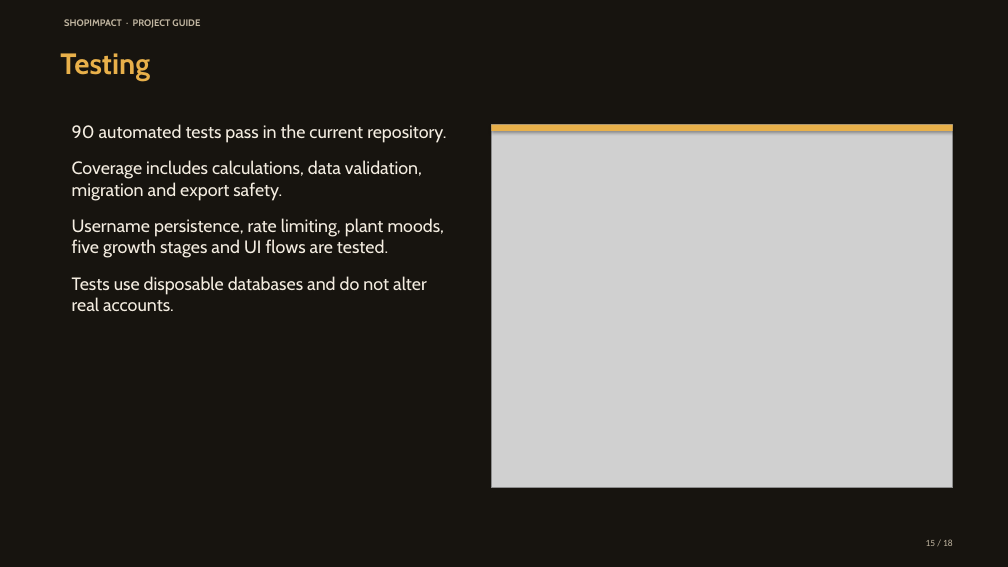
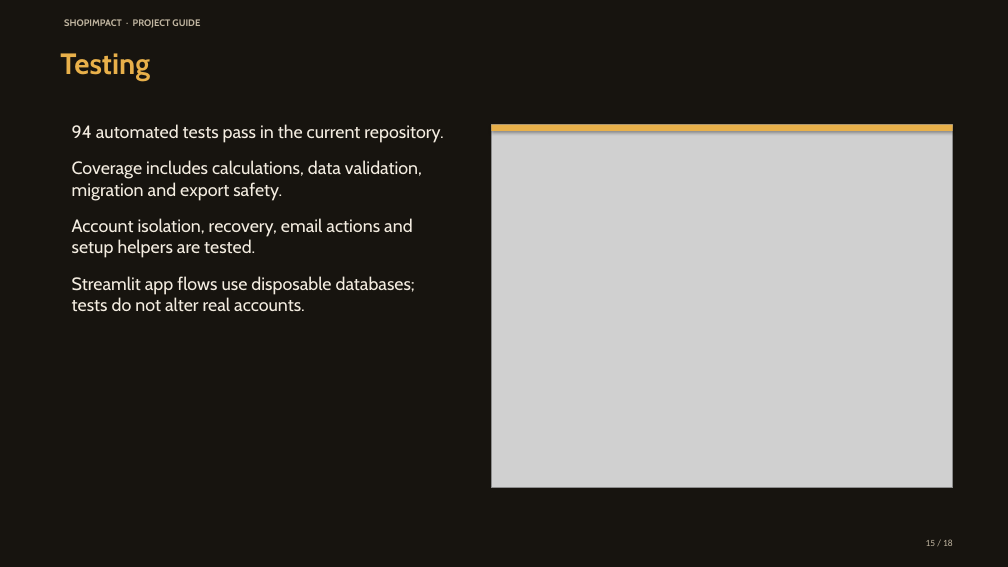
Before and after one commit to kavin-beep/IDAI102_1000527_ShopImpactAI_Kavin-K, a slide deck: slide 15 of output/presentation/ShopImpact_Vibrant_Deck.pptx. Drawn at 1008x567 pixels with LibreOffice and Linux fonts; fonts in the diff are those of the drawing; grey boxes stand for pictures. Boxes give left, top, right and bottom in pixels: in the first picture for what was removed or moved away, otherwise in the second. Text is boxed around its words. In the diff, an @@ line names an element or a change of style, - is before the commit and + after.

```diff
--- a/output/presentation/ShopImpact_Vibrant_Deck.pptx
+++ b/output/presentation/ShopImpact_Vibrant_Deck.pptx
@@ text at bbox=[72, 124, 443, 143]: text changed @@
-90 automated tests pass in the current repository.
+94 automated tests pass in the current repository.
@@ text at bbox=[72, 218, 415, 311]: text changed @@
-Username persistence, rate limiting, plant moods, five growth stages and UI flows are tested.
-Tests use disposable databases and do not alter real accounts.
+Account isolation, recovery, email actions and setup helpers are tested.
+Streamlit app flows use disposable databases; tests do not alter real accounts.
```
Also in this commit, not shown: 9 other slides changed, 27 other files.
